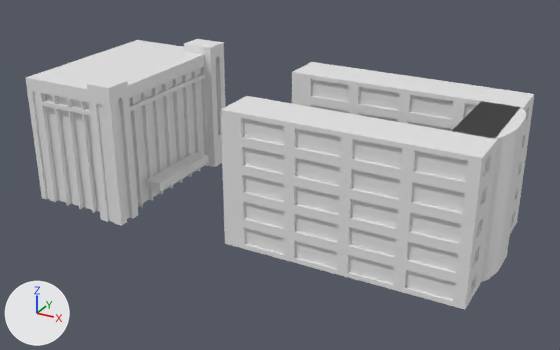
The Blender file map/5,6,7map.blend, before and after one commit.
Both versions are drawn from a 50 mm lens placed at (275.0, -909.0, 401.0), pointed at (-108.0, -213.0, 53.0). Arrows for +X, +Y and +Z are at lower left; the lights stay in place.

In view in the first picture: 'Building_5', 'Building_6', 'Cube.002', 'No.5 between No.6 conect'.
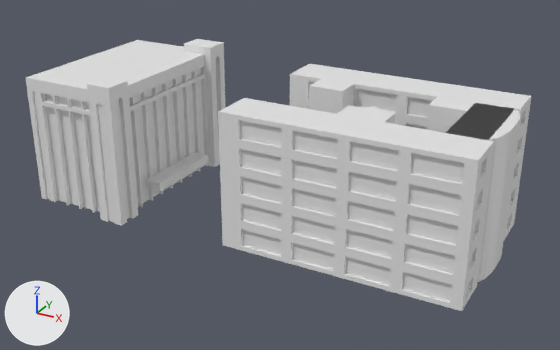
What differs and where, as boxes (x1, y1, x2, y2) in the pictures (560 x 350 px):
'Building_6', moved: before (221, 96, 498, 309); after (218, 98, 494, 311)
'Building_5', moved: before (292, 62, 535, 233); after (290, 64, 531, 242)
'No.5 between No.6 conect', moved: before (452, 101, 526, 283); after (445, 103, 520, 282)
'Cube.001', added: after (309, 79, 354, 114)
'Cube', added: after (426, 97, 475, 133)
'Cube.003', added: after (337, 105, 395, 124)

What the commit changed:
Mesh me_cube_007 is new.
It has 172 vertices, 148 faces and spans x -1.0..1.0, y -1.0..1.5, z -1.0..1.0.
Mesh me_cube_006 is new.
It has 24 vertices, 12 faces and spans x -1.0..1.0, y -1.0..1.0, z -1.0..1.0.
Object 'No.5 between No.6 conect' (ob_no_5_between_no_6_conect) moves from (110.4, -199.7, 77.5) to (105.0, -200.0, 75.0).
Object 'Building_5' (ob_building_5) moves from (2.7, -124.9, 77.5) to (0.0, -125.0, 75.0).
Object 'Building_6' (ob_building_6) moves from (2.7, -274.6, 77.5) to (0.0, -275.0, 75.0).
Object 'Cube.003' (ob_cube_003) is new; it shows me_cube_007.
Its location is (0.0, -235.0, 75.0).
Its scale is (25.0, 15.0, 75.0).
Object 'Cube.001' (ob_cube_001) is new; it shows me_cube_006.
Its location is (-70.0, -165.0, 75.0).
Its scale is (20.0, 15.0, 75.0).
Object 'Cube' (ob_cube) is new; it shows a copy of me_cube_006.
Its location is (65.0, -165.0, 75.0).
Its scale is (20.0, 15.0, 75.0).
